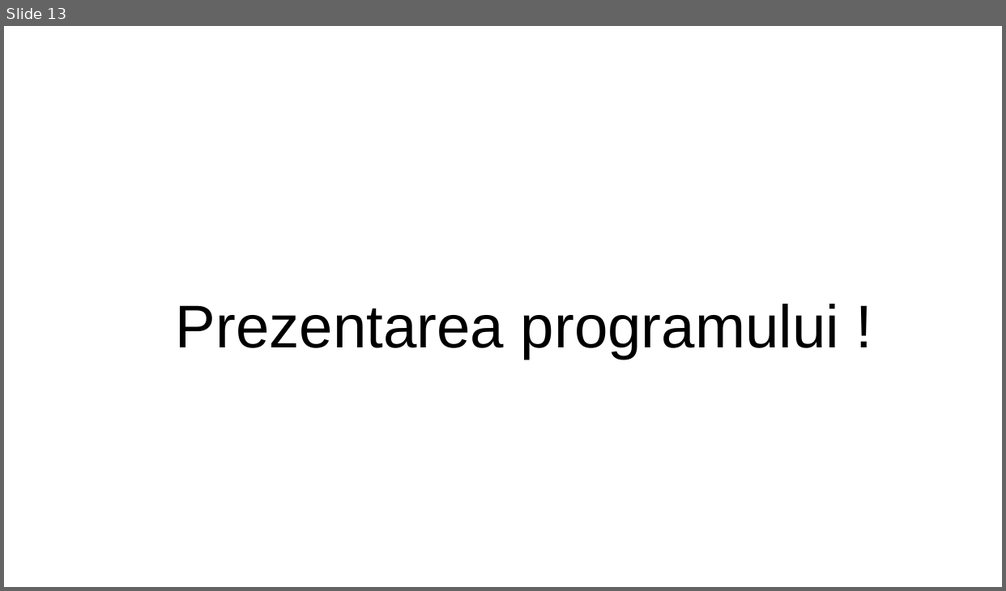
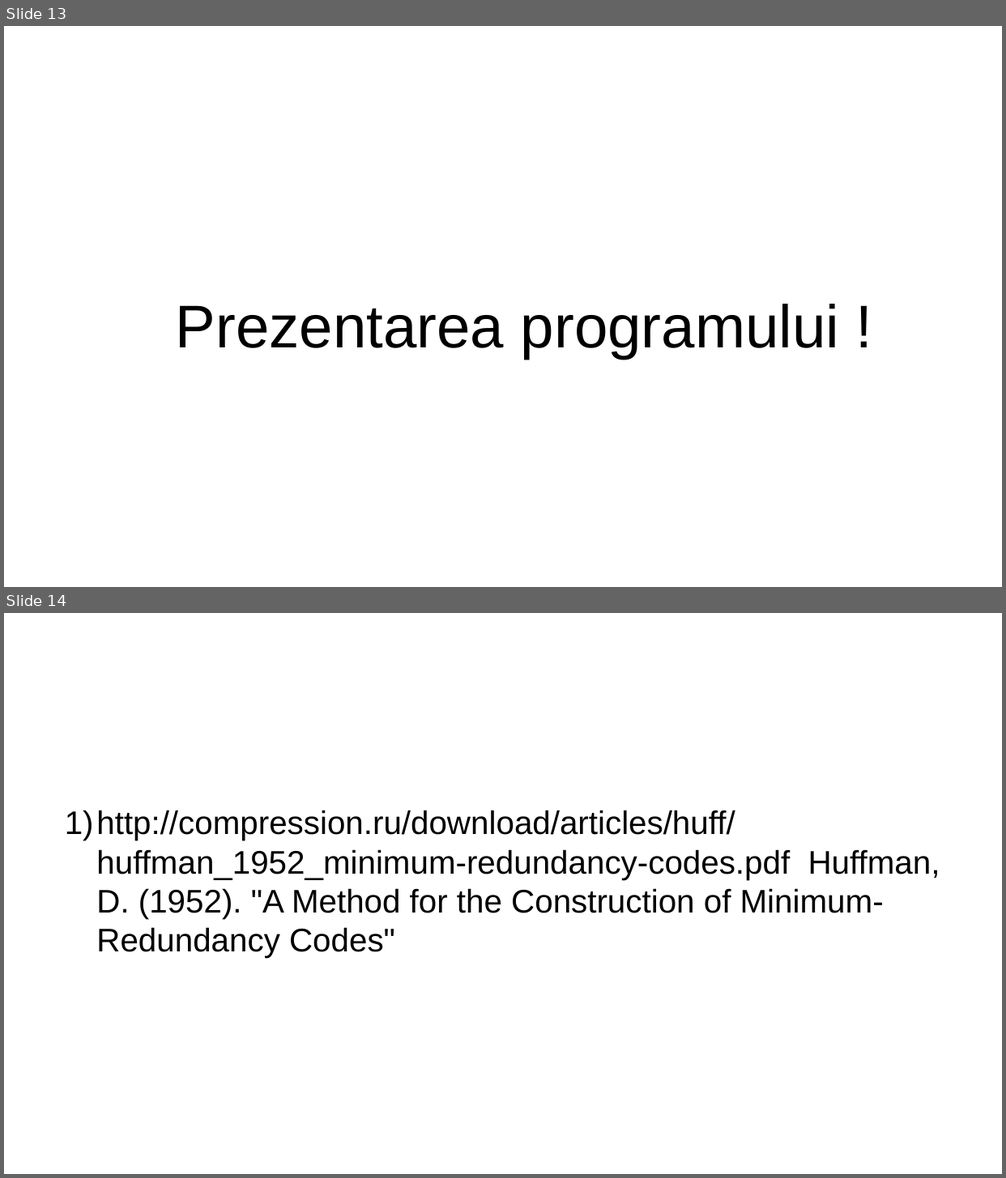
Before and after one commit to zeroblitz36/HuffmanEncoder, a slide deck: prezentare_huffman.odp. Shown one above the other, each under a label of ours: slide 13 before the commit, slides 13 and 14 after it. The pictures are 1006x591 and 1006x1178 pixels, drawn with LibreOffice and Linux fonts; fonts in the diff are those of the drawing; background and template pictures are left out. Boxes give left, top, right and bottom in pixels: in the first picture for what was removed or moved away, otherwise in the second. Text is boxed around its words. In the diff, an @@ line names an element or a change of style, - is before the commit and + after.

```diff
--- a/prezentare_huffman.odp
+++ b/prezentare_huffman.odp
@@ slide 14 added at bbox=[4, 613, 1002, 1174], background #FFFFFF @@
@@ title added at bbox=[53, 635, 749, 727], 35.7 pt, text #FFFFFF @@
+Referinte
@@ text added at bbox=[65, 810, 940, 958], 26 pt, text #000000 @@
+1) http://compression.ru/download/articles/huff/huffman_1952_minimum-redundancy-codes.pdf Huffman, D. (1952). "A Method for the Construction of Minimum-Redundancy Codes"
```
Also in this commit, not shown: 1 slide changed.
